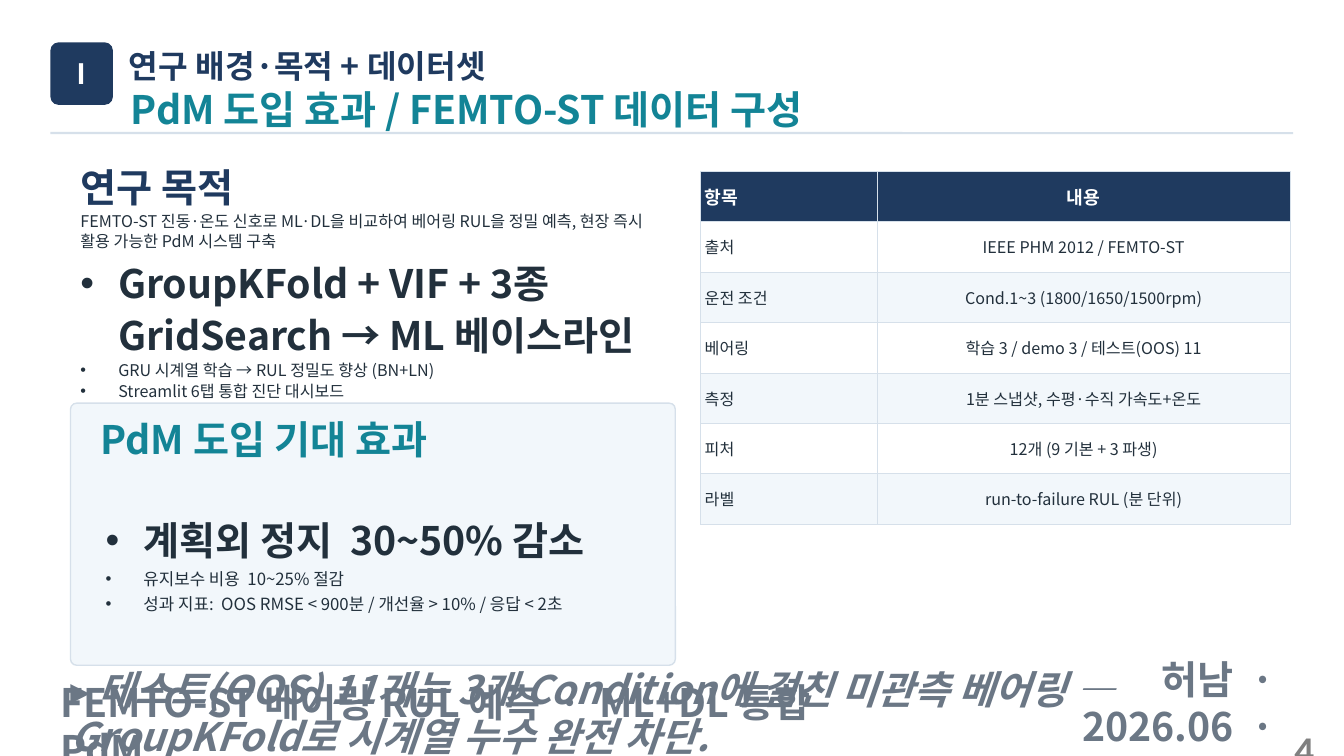
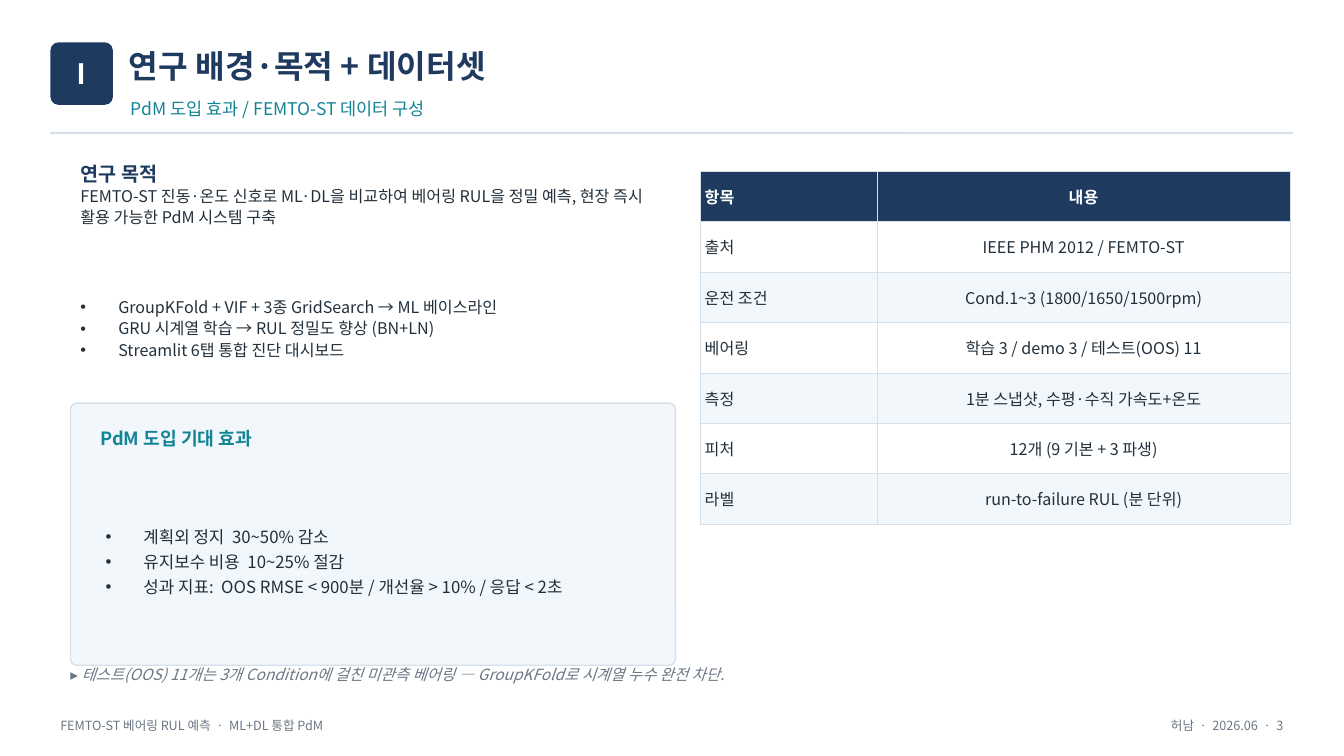
Before and after one commit to vapsnamheo-dev/AISOURCE, a slide deck: slide 4 of Homework/DL_FactoryAutomation/산출물/딥러닝_FEMTO_RUL_발표자료_v2.pptx. Drawn at 1344x756 pixels with LibreOffice and Linux fonts; fonts in the diff are those of the drawing. Boxes give left, top, right and bottom in pixels: in the first picture for what was removed or moved away, otherwise in the second. Text is boxed around its words. In the diff, an @@ line names an element or a change of style, - is before the commit and + after.

```diff
--- a/Homework/DL_FactoryAutomation/산출물/딥러닝_FEMTO_RUL_발표자료_v2.pptx
+++ b/Homework/DL_FactoryAutomation/산출물/딥러닝_FEMTO_RUL_발표자료_v2.pptx
@@ text "PdM 도입 효과 / FEMTO-ST ..." at <box>131,100,425,117</box>: size 28 to 12.5 pt, bold off @@
@@ text at <box>80,164,157,183</box>: size 28 to 14 pt in "연구 목적" @@
@@ table at <box>701,171,1291,512</box> @@
@@ size 13 to 11.5 pt in "항목", "내용" @@
@@ text at <box>118,299,497,317</box>: size 28 to 11.5 pt, bold off in "GroupKFold + VIF + 3종 GridSearch → ..." @@
@@ text "PdM 도입 기대 효과" at <box>101,429,252,447</box>: size 28 to 13 pt @@
@@ text at <box>143,529,329,545</box>: size 28 to 12 pt, bold off in "계획외 정지 30~50% 감소" @@
@@ text "▸ 테스트(OOS) 11개는 3개 Condition에 ..." at <box>82,664,725,684</box>: size 28 to 11 pt, bold off @@
@@ text "FEMTO-ST 베어링 RUL 예측 · ..." at <box>60,719,323,731</box>: size 28 to 9 pt, bold off @@
@@ text "허남 · 2026.06 · 3" at <box>1171,719,1283,731</box>: size 28 to 9 pt, bold off @@
@@ text removed at <box>1245,721,1325,749</box> @@
-4
```
Also in this commit, not shown: 13 other slides changed, 5 slides removed, 2 other files.
